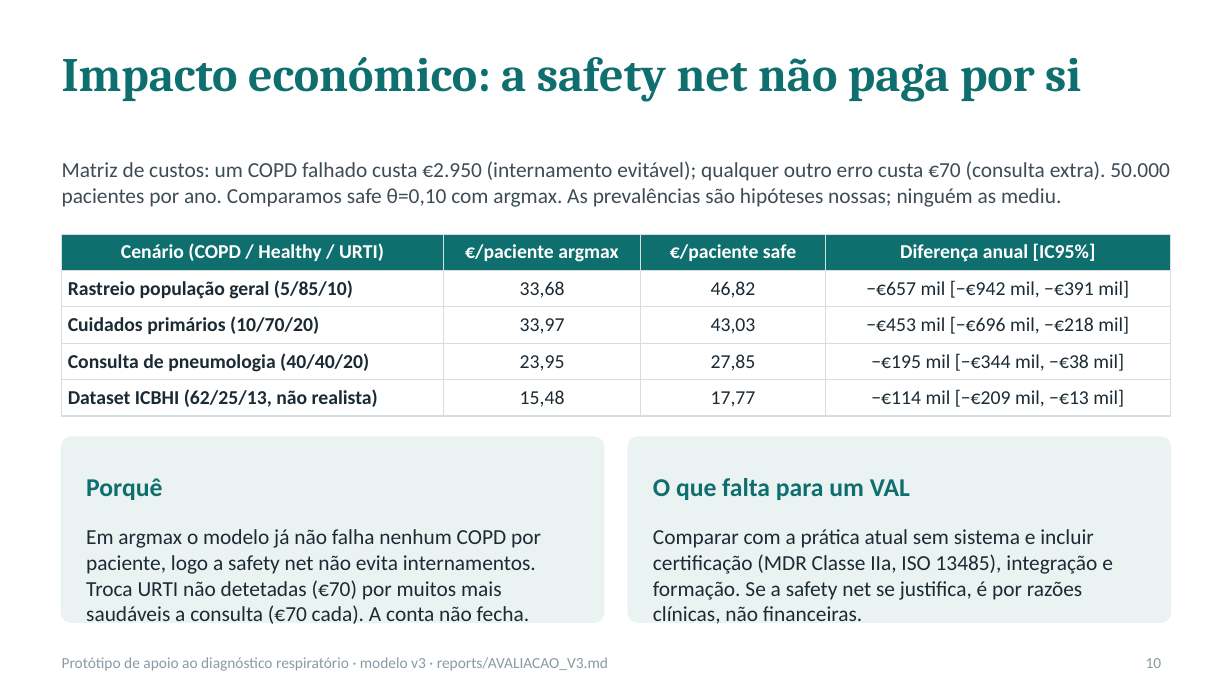
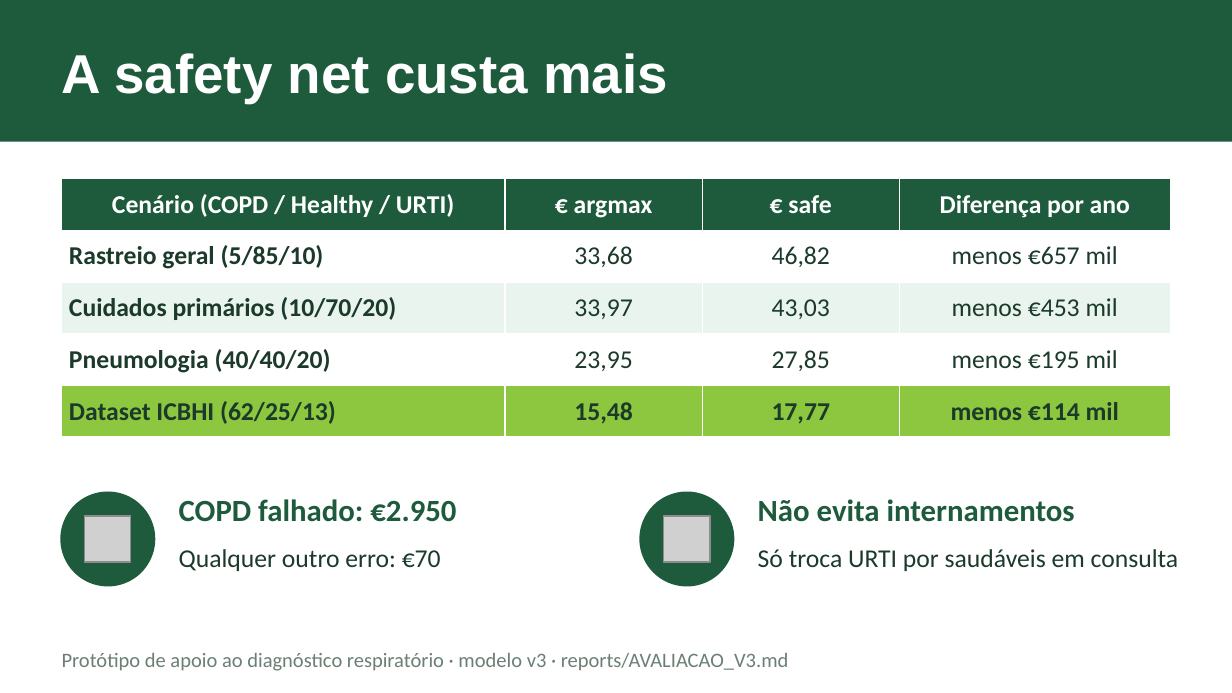
Before and after one commit to pintoleodgar/projeto-cdg-respiratori, a slide deck: slide 10 of relatorio/Apresentacao.pptx. Drawn at 1232x693 pixels with LibreOffice and Linux fonts; fonts in the diff are those of the drawing; grey boxes stand for pictures. Boxes give left, top, right and bottom in pixels: in the first picture for what was removed or moved away, otherwise in the second. Text is boxed around its words. In the diff, an @@ line names an element or a change of style, - is before the commit and + after.

Commit message:
Apresentação com novo sistema visual (verde, bandas diagonais, ícones), texto curto e legível

```diff
--- a/relatorio/Apresentacao.pptx
+++ b/relatorio/Apresentacao.pptx
@@ rectangle added at [0,0,1232,142], fill #1E5A3C @@
@@ title "A safety net custa mais" at [62,53,668,103]: vertical alignment top to middle @@
@@ title at [62,53,668,103]: text changed; size 28 to 32 pt; font Cambria to Arial; text colour #0F6E6E to #FFFFFF @@
-Impacto económico: a safety net não paga por si
+A safety net custa mais
@@ table at [62,179,1170,428] @@
-row 1: Cenário (COPD / Healthy / URTI) | €/paciente argmax | €/paciente safe | Diferença anual [IC95%]
+row 1: Cenário (COPD / Healthy / URTI) | € argmax | € safe | Diferença por ano
-row 2, column 1: Rastreio população geral (5/85/10)
+row 2, column 1: Rastreio geral (5/85/10)
-row 2, column 4: −€657 mil [−€942 mil, −€391 mil]
+row 2, column 4: menos €657 mil
-row 3, column 4: −€453 mil [−€696 mil, −€218 mil]
+row 3, column 4: menos €453 mil
-row 4, column 1: Consulta de pneumologia (40/40/20)
+row 4, column 1: Pneumologia (40/40/20)
-row 4, column 4: −€195 mil [−€344 mil, −€38 mil]
+row 4, column 4: menos €195 mil
-row 5, column 1: Dataset ICBHI (62/25/13, não realista)
+row 5, column 1: Dataset ICBHI (62/25/13)
-row 5, column 4: −€114 mil [−€209 mil, −€13 mil]
+row 5, column 4: menos €114 mil
@@ fill #0F6E6E to #1E5A3C in row 1 @@
@@ fill #FFFFFF to #EAF4EE in row 3 @@
@@ fill #FFFFFF to #8DC63F in row 5 @@
@@ size 11.5 to 15 pt in "Cenário (COPD / Healthy / URTI)", "33,68", "46,82", "Cuidados primários (10/70/20)" and 6 more places @@
@@ text colour #1B2A33 to #1B3A2A in "33,68", "46,82", "Cuidados primários (10/70/20)", "33,97" and 5 more places @@
@@ bold on in "15,48", "17,77" @@
@@ borders changed @@
@@ table: place and size @@
-table at [62,234,1170,411]
+table at [62,179,1170,428]
@@ text removed at [62,161,1170,207] @@
-Matriz de custos: um COPD falhado custa €2.950 (internamento evitável); qualquer outro erro custa €70 (consulta extra). 50.000 pacientes por ano. Comparamos safe θ=0,10 com argmax. As prevalências são hipóteses nossas; ninguém as mediu.
@@ rounded rectangle removed at [62,437,604,622] @@
@@ rounded rectangle removed at [628,437,1170,622] @@
@@ text removed at [653,478,910,500] @@
-O que falta para um VAL
@@ ellipse added at [62,493,154,585], fill #1E5A3C, outline #1E5A3C 1.5 pt @@
@@ text at [179,499,456,522]: text changed; size 15 to 18 pt; text colour #0F6E6E to #1E5A3C @@
-Porquê
+COPD falhado: €2.950
@@ text "COPD falhado: €2.950" at [179,499,456,522]: vertical alignment middle to top @@
@@ ellipse added at [641,493,733,585], fill #1E5A3C, outline #1E5A3C 1.5 pt @@
@@ text at [758,499,1075,522]: text changed; size 12.5 to 18 pt; text colour #1B2A33 to #1E5A3C; bold on @@
-Comparar com a prática atual sem sistema e incluir certificação (MDR Classe IIa, ISO 13485), integração e formação. Se a safety net se justifica, é por razões clínicas, não financeiras.
+Não evita internamentos
@@ picture added at [85,516,132,563] @@
@@ picture added at [664,516,711,563] @@
@@ text at [179,549,441,571]: text changed; size 12.5 to 15 pt; text colour #1B2A33 to #1B3A2A @@
-Em argmax o modelo já não falha nenhum COPD por paciente, logo a safety net não evita internamentos. Troca URTI não detetadas (€70) por muitos mais saudáveis a consulta (€70 cada). A conta não fecha.
+Qualquer outro erro: €70
@@ text added at [758,549,1179,571], 15 pt, text #1B3A2A @@
+Só troca URTI por saudáveis em consulta
@@ text "Protótipo de apoio ao diagnóstico ..." at [62,653,789,671]: size 9 to 12 pt, text colour #8A9BA3 to #6B7F74 @@
@@ page number removed at [1146,658,1162,668] @@
-10
```
Also in this commit, not shown: 11 other slides changed, 1 other file.
